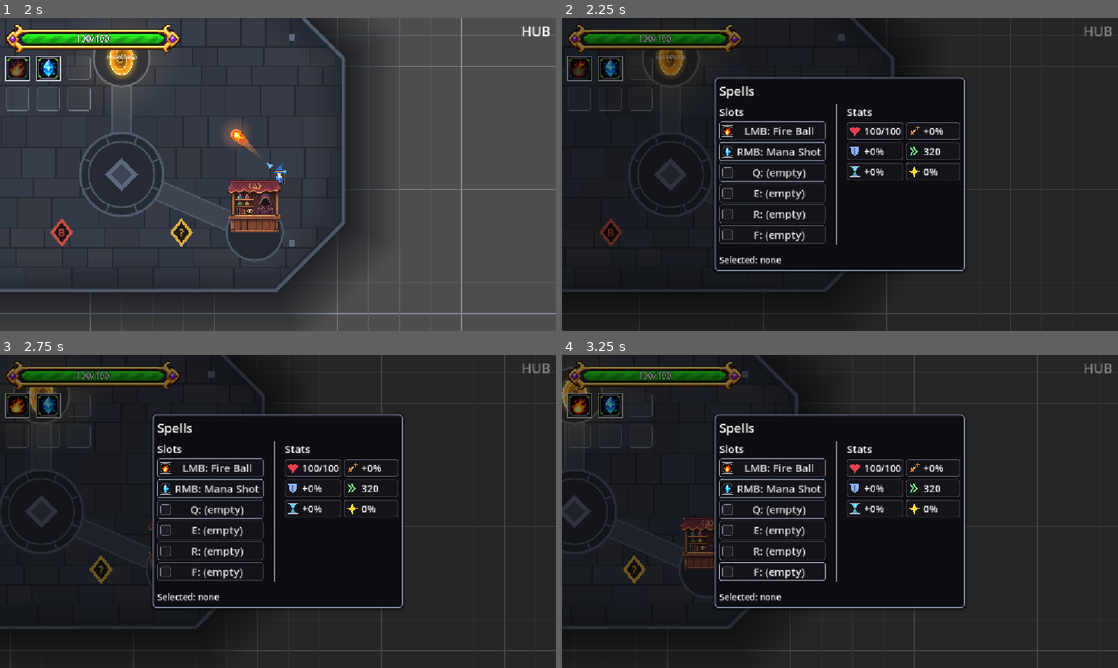
Above: before the commit, frames 1-4 (two rows, left to right).
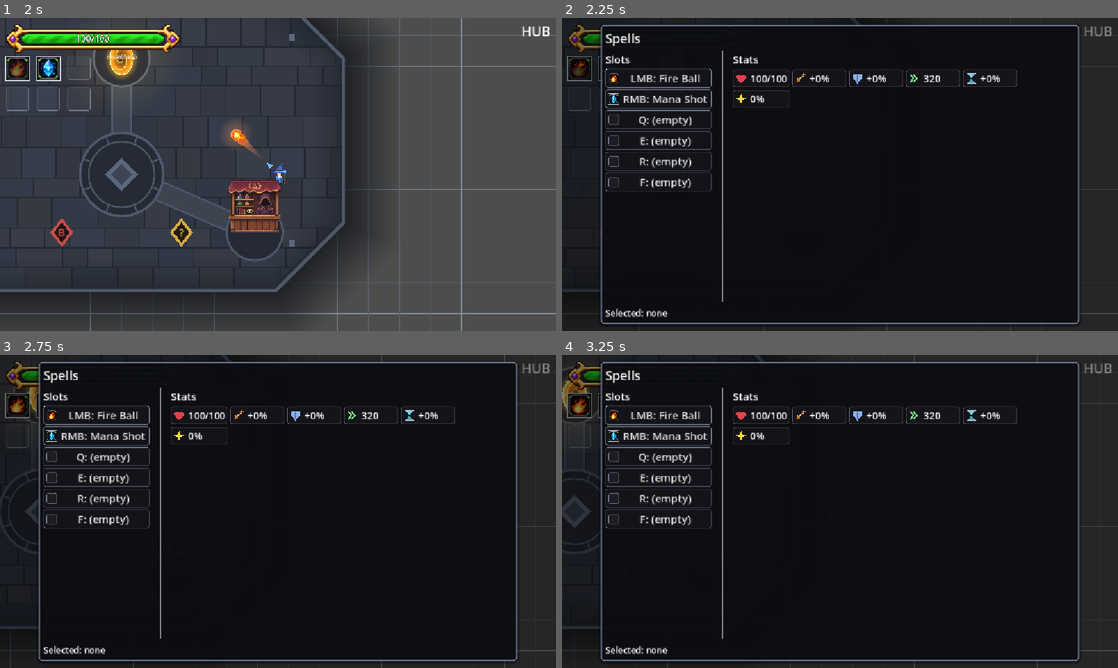
Above: after the commit, the same moments.

Repository: BestestGameStudio/gangU
Game: Godot game, scene res://scenes/main.tscn
Same seed, same stepped clock (60 frames per second), same inputs: the game is played once before the commit and once after it.
Inputs (mouse positions are in pixels of both pictures, inside the frame that each line leads up to):
- Up to frame 1 (2 s): tap Enter at 0.5 s; move the mouse to (400, 158) at 0.52 s; hold D (move_right) 0.53-1.25 s; hold Space (cast) 0.53-1.25 s; click (400, 158) at 0.67 s; tap Shift (dash) at 0.8 s; drag from (166, 190) to (155, 58) at 1.27 s
- Up to frame 2 (2.25 s): move the mouse to (895, 105) at 2.02 s; hold D (move_right) from 2.03 s (still down); hold Tab (equip_panel) from 2.03 s (still down); click (895, 105) at 2.17 s
- Up to frame 3 (2.75 s): keep holding D (move_right); keep holding Tab (equip_panel); tap Space (cast) at 2.3 s
- Up to frame 4 (3.25 s): release D (move_right) at 2.75 s; release Tab (equip_panel) at 2.75 s; drag from (812, 574) to (662, 570) at 2.77 s

Frame 1 is identical in both runs. In frame 2, 32% of the frame differs, in the area x 6-94%, y 2-99%; in frame 3, 35%; in frame 4, 37%.

Commit message:
feat(ui): keep Tab menu size stable, upgrades under spell stats (#416)
The Tab panel now has a fixed size: the stats and the selected spell's
upgrades share one detail column wide enough for three upgrade cards,
and the plate height is fixed (capped by the viewport). The upgrade
cards scroll inside whatever height is left, so switching between
player stats and spell stats never resizes the menu.

Co-authored-by: Daniel Chua <351329964+instinct-dc@users.noreply.github.com>
Co-Authored-By: Claude Opus 5.5 <noreply@anthropic.com>

Diff:
--- a/scripts/equip_panel.gd
+++ b/scripts/equip_panel.gd
@@ -58,20 +58,30 @@
 var _slot_icons: Array[SpellIcon] = []
 var _status: Label
 var _upgrade_scroll: ScrollContainer
+var _plate: PanelContainer
+var _detail_box: VBoxContainer
+
+## #416 (Daniel, 2026-11-09): the menu must not change size when switching
+## between player stats and spell stats, and the upgrades sit UNDER the
+## spell stats in a column wide enough for three upgrade cards. The detail
+## column has a fixed width and the plate a fixed height (capped by the
+## viewport); the upgrade scroll fills whatever height is left, so content
+## changes never resize the panel.
+const UPGRADE_CARD_GAP := 12
+const DETAIL_WIDTH := UpgradeCard.CARD_WIDTH * 3 + UPGRADE_CARD_GAP * 2 + 12.0 # + scrollbar
+const PANEL_HEIGHT := 620.0
+const SCREEN_MARGIN := 16.0
 
 func _process(_delta: float) -> void:
-	if not visible or not is_instance_valid(_upgrade_scroll):
-		return
-	# Allocate only the space left after the live source stats, slots, header
-	# and status. Long upgrade content scrolls inside this bounded region.
-	var body := _upgrade_box.get_parent() as VBoxContainer
-	var plate := body.get_parent() as PanelContainer
-	var style := plate.get_theme_stylebox("panel")
-	var other := body.get_combined_minimum_size().y - _upgrade_scroll.custom_minimum_size.y + style.get_minimum_size().y
-	var available := get_viewport().get_visible_rect().size.y - 16.0 - other
-	var height := minf(210.0, maxf(32.0, available))
-	if not is_equal_approx(_upgrade_scroll.custom_minimum_size.y, height):
-		_upgrade_scroll.custom_minimum_size.y = height
+	if visible:
+		_fit_plate()
+
+func _fit_plate() -> void:
+	if not is_instance_valid(_plate) or not is_inside_tree():
+		return
+	var height := minf(PANEL_HEIGHT, get_viewport().get_visible_rect().size.y - SCREEN_MARGIN)
+	if not is_equal_approx(_plate.custom_minimum_size.y, height):
+		_plate.custom_minimum_size.y = height
 
 ## Slot button state channels: occupied vs empty border, and a bright
 ## selected / move-source highlight on the slot whose spell is selected.
@@ -188,6 +198,7 @@
 	var panel := PanelContainer.new()
 	panel.add_theme_stylebox_override("panel", UiStyle.panel())
 	center.add_child(panel)
+	_plate = panel
 	var vbox := VBoxContainer.new()
 	vbox.add_theme_constant_override("separation", 10)
 	panel.add_child(vbox)
@@ -197,6 +208,7 @@
 	vbox.add_child(title)
 	var cols := HBoxContainer.new()
 	cols.add_theme_constant_override("separation", 20)
+	cols.size_flags_vertical = Control.SIZE_EXPAND_FILL
 	vbox.add_child(cols)
 	# #375: the ONLY spell column is the six slots. Buttons stay DIRECT
 	# children of _slots_box (harnesses white-box that structure for
@@ -224,11 +236,20 @@
 	# instead (StatSheet builds both, read-only).
 	var divider := VSeparator.new()
 	cols.add_child(divider)
+	# #416: one fixed-width detail column holds the stats and, under them,
+	# the selected spell's upgrades.
+	_detail_box = VBoxContainer.new()
+	_detail_box.name = "DetailColumn"
+	_detail_box.custom_minimum_size = Vector2(DETAIL_WIDTH, 0)
+	_detail_box.add_theme_constant_override("separation", 10)
+	cols.add_child(_detail_box)
 	_stats_box = StatGrid.new()
-	cols.add_child(_stats_box)
+	_detail_box.add_child(_stats_box)
 	_upgrade_box = VBoxContainer.new()
+	_upgrade_box.name = "UpgradeBox"
 	_upgrade_box.add_theme_constant_override("separation", 4)
-	vbox.add_child(_upgrade_box)
+	_upgrade_box.size_flags_vertical = Control.SIZE_EXPAND_FILL
+	_detail_box.add_child(_upgrade_box)
 	_status = Label.new()
 	_status.add_theme_font_size_override("font_size", 18)
 	vbox.add_child(_status)
@@ -247,6 +268,7 @@
 func show_panel() -> void:
 	_selected = null
 	_hook_relics()
+	_fit_plate()
 	_refresh()
 	visible = true
 	add_to_group("modal_ui") # caster cast-guard hook (coordinated with B)
@@ -303,11 +325,12 @@
 		var scroll := ScrollContainer.new()
 		scroll.name = "UpgradeScroll"
 		_upgrade_scroll = scroll
-		scroll.custom_minimum_size = Vector2(472, 210)
+		# Fills the height left under the stats; tall cards scroll inside it.
+		scroll.size_flags_vertical = Control.SIZE_EXPAND_FILL
 		_upgrade_box.add_child(scroll)
 		var cards := HBoxContainer.new()
 		cards.name = "UpgradeCards"
-		cards.add_theme_constant_override("separation", 12)
+		cards.add_theme_constant_override("separation", UPGRADE_CARD_GAP)
 		scroll.add_child(cards)
 		var token_ready := _can_token_upgrade(_selected)
 		for path in _upgrader.get_upgrade_paths(_selected):
--- a/scripts/stat_grid.gd
+++ b/scripts/stat_grid.gd
@@ -12,7 +12,9 @@
 ## Cells are reused when the id list is unchanged, so live updates while the
 ## Tab menu is open never tear down a cell the mouse is hovering.
 
-const COLUMNS := 2
+## #416: the grid sits above the upgrade cards in a column sized for three
+## cards, so it uses that width (5 cells, with slack for long values).
+const COLUMNS := 5
 const CELL_WIDTH := 112.0
 const ICON_SIZE := 26.0
 const VALUE_FONT := 20
--- a/scripts/test375_tab_slots.gd
+++ b/scripts/test375_tab_slots.gd
@@ -122,7 +122,7 @@
 	_check(cols != null and cols.get_child_count() == 3, "(0) three columns: slots + divider + stats (got %d)" % (cols.get_child_count() if cols != null else -1))
 	_check(cols.get_child(0) == panel._slots_box, "(0) first column is the slots box")
 	_check(cols.get_child(1) is VSeparator, "(0) divider second")
-	_check(cols.get_child(2) is StatGrid, "(0) stat grid right-most")
+	_check(cols.get_child(2).get_child(0) is StatGrid, "(0) stat grid right-most (#416: top of the detail column)")
 	var unlocked_header := false
 	var gamma_button := false
 	for n in panel.find_children("*", "Label", true, false):
@@ -213,7 +213,7 @@
 	panel._on_slot_pressed(0) # select BetaBolt
 	await process_frame
 	_check(panel._selected == b, "(7) equipped spell selected")
-	var upgrade_box := vbox.get_child(2) as VBoxContainer
+	var upgrade_box := panel._upgrade_box # #416: under the stats in the detail column
 	var uh := upgrade_box.get_child(0) as Label
 	_check(uh != null and uh.text == "Upgrades", "(7) Upgrades header on selection")
 	var ub := upgrade_box.find_child("UpgradeCards", true, false).get_child(0) as UpgradeCard
--- a/scripts/test376_stat_grid.gd
+++ b/scripts/test376_stat_grid.gd
@@ -63,8 +63,10 @@
 
 	# Right side: the column after the slots (#375: slots are the only spell
 	# column left; index 0 = slots, divider, then the grid last).
-	var cols := grid.get_parent()
-	_check(cols is HBoxContainer and cols.get_child(0) == panel._slots_box and grid.get_index() == cols.get_child_count() - 1,
+	# #416: the grid tops the right-most detail column (upgrades sit under it).
+	var detail := grid.get_parent()
+	var cols := detail.get_parent()
+	_check(cols is HBoxContainer and cols.get_child(0) == panel._slots_box and detail.get_index() == cols.get_child_count() - 1 and grid.get_index() == 0,
 		"grid is the right-most column of the Tab menu")
 	_check(grid.get_global_rect().position.x > panel._slots_box.get_global_rect().end.x, "grid sits right of the slots")
 
--- a/scripts/test402_upgrade_integration.gd
+++ b/scripts/test402_upgrade_integration.gd
@@ -83,7 +83,7 @@
 	if offered.size() == 1:
 		var card: UpgradeCard = offered[0]
 		scroller = panel._upgrade_box.get_node("UpgradeScroll")
-		var plate := panel._upgrade_box.get_parent().get_parent() as PanelContainer
+		var plate := panel._plate
 		ck(plate.get_global_rect().position.y >= 0 and plate.get_global_rect().end.y <= 648, "Leaping Hammer full panel bounded by viewport")
 		ck(panel._status.get_global_rect().end.y <= 648, "long-content selected status stays on screen")
 		ck(panel._stats_box.description() == SpellDescription.for_spell(leap), "long source description preserved")
--- /dev/null
+++ b/scripts/test416_tab_size_stable.gd
@@ -0,0 +1,90 @@
+extends SceneTree
+## #416: the Tab menu keeps the same size when switching between player stats
+## and spell stats, and the upgrades sit under the spell stats in a column
+## wide enough for three upgrade cards. Run headless for checks; run with a
+## display to also save screenshots to /tmp/ci/shots416/.
+var failures := 0
+var shots := false
+
+func ck(ok: bool, label: String) -> void:
+	print("[416] ", label, " -> ", "PASS" if ok else "FAIL")
+	if not ok: failures += 1
+
+func cards(panel: EquipPanel) -> Array:
+	return panel._upgrade_box.find_children("*", "UpgradeCard", true, false).filter(func(c): return not c.is_queued_for_deletion() and not c.get_parent().is_queued_for_deletion())
+
+func settle(n := 8) -> void:
+	for i in n: await process_frame
+
+func shot(file: String) -> void:
+	if shots:
+		root.get_texture().get_image().save_png("/tmp/ci/shots416/%s.png" % file)
+
+func _initialize() -> void: call_deferred("run")
+
+func run() -> void:
+	shots = DisplayServer.get_name() != "headless"
+	if shots:
+		DirAccess.make_dir_recursive_absolute("/tmp/ci/shots416")
+	root.size = Vector2i(1152, 648)
+	var main: Node = load("res://scenes/main.tscn").instantiate()
+	root.add_child(main)
+	current_scene = main
+	await settle(5)
+	var caster: SpellCaster = main.get_node("Player/SpellCaster")
+	var panel: EquipPanel = main.get_node("EquipPanel")
+	var fire: Spell = load("res://resources/spells/fire_ball.tres")
+
+	panel.show_panel()
+	await settle()
+	var player_rect: Rect2 = panel._plate.get_global_rect()
+	ck(panel._stats_box.title() == "Stats", "opens on player stats")
+	ck(player_rect.position.y >= 0 and player_rect.end.y <= 648 and player_rect.position.x >= 0 and player_rect.end.x <= 1152, "panel fits the 1152x648 viewport (%s)" % player_rect)
+	await shot("player_stats")
+
+	# Spell stats, not yet qualified for upgrades.
+	panel._on_slot_pressed(caster.get_slots().find(fire))
+	await settle()
+	ck(panel._stats_box.title() == fire.spell_name, "slot click shows spell stats")
+	ck(panel._plate.get_global_rect().is_equal_approx(player_rect), "same size on spell stats without upgrades (%s vs %s)" % [panel._plate.get_global_rect(), player_rect])
+
+	# Spell stats with upgrade cards.
+	for i in 10: caster.spell_cast.emit(fire)
+	panel._refresh()
+	await settle()
+	var offered := cards(panel)
+	ck(offered.size() == 2, "fireball upgrade cards shown")
+	ck(panel._plate.get_global_rect().is_equal_approx(player_rect), "same size on spell stats with upgrades (%s vs %s)" % [panel._plate.get_global_rect(), player_rect])
+	var scroll: ScrollContainer = panel._upgrade_box.get_node_or_null("UpgradeScroll")
+	ck(scroll != null, "upgrade scroll present")
+	if scroll != null:
+		var stats_r := panel._stats_box.get_global_rect()
+		var scroll_r := scroll.get_global_rect()
+		ck(scroll_r.position.y >= stats_r.end.y, "upgrades sit under the spell stats")
+		ck(scroll_r.position.x >= stats_r.position.x - 1.0 and scroll_r.position.x <= stats_r.position.x + 1.0, "upgrades share the stats column")
+		var three := UpgradeCard.CARD_WIDTH * 3 + EquipPanel.UPGRADE_CARD_GAP * 2
+		ck(scroll_r.size.x >= three, "column fits 3 upgrade cards (%.0f >= %.0f)" % [scroll_r.size.x, three])
+		ck(scroll_r.size.y >= 200.0, "card area tall enough for a full card (%.0f)" % scroll_r.size.y)
+		for c in offered:
+			ck(scroll_r.encloses(c.get_global_rect()), "card '%s' fully visible inside the column" % c.name_label.text)
+	ck(panel._status.get_global_rect().end.y <= panel._plate.get_global_rect().end.y, "status stays inside the plate")
+	await shot("spell_stats_upgrades")
+
+	# A third card (fixture) still fits without horizontal scrolling.
+	if scroll != null and offered.size() > 0:
+		var extra := UpgradeCard.new()
+		extra.setup("Fixture third card", "Width check only.", false)
+		offered[0].get_parent().add_child(extra)
+		await settle()
+		ck(scroll.get_global_rect().encloses(extra.get_global_rect()), "third card fits in the column")
+		ck(panel._plate.get_global_rect().is_equal_approx(player_rect), "same size with three cards")
+		await shot("three_cards")
+
+	# Back to player stats (deselect).
+	panel._on_slot_pressed(caster.get_slots().find(fire))
+	await settle()
+	ck(panel._stats_box.title() == "Stats", "deselect returns to player stats")
+	ck(panel._plate.get_global_rect().is_equal_approx(player_rect), "same size after switching back")
+	print("[416] DONE failures=", failures)
+	if failures == 0: print("RESULT: ALL PASS")
+	quit(failures)
--- a/scripts/test94_equip_visual.gd
+++ b/scripts/test94_equip_visual.gd
@@ -125,7 +125,7 @@
 	var title := vbox.get_child(0) as Label
 	_check(title.text == "Spells", "(1) title names the spell menu (got '%s')" % title.text)
 	var cols := vbox.get_child(1) as HBoxContainer
-	_check(cols != null and cols.get_child_count() == 3 and cols.get_child(2) is StatGrid,
+	_check(cols != null and cols.get_child_count() == 3 and cols.get_child(2).get_child(0) is StatGrid,
 		"(1) slots column + divider + #376 stats column (got %d children)" % (cols.get_child_count() if cols != null else -1))
 	var slots_box := cols.get_child(0) as VBoxContainer
 	_check(slots_box != null, "(1) first column is the slots box")
@@ -165,7 +165,7 @@
 	# amber style.
 	panel._on_slot_pressed(1) # BetaBolt is slotted + upgradeable
 	await process_frame
-	var upgrade_box := vbox.get_child(2) as VBoxContainer
+	var upgrade_box: VBoxContainer = panel._upgrade_box # #416: under the stats in the detail column
 	var uh := upgrade_box.get_child(0) as Label
 	_check(uh != null and uh.text == "Upgrades", "(4) Upgrades header on selection")
 	var ub := upgrade_box.find_children("*", "UpgradeCard", true, false)[0] as UpgradeCard
